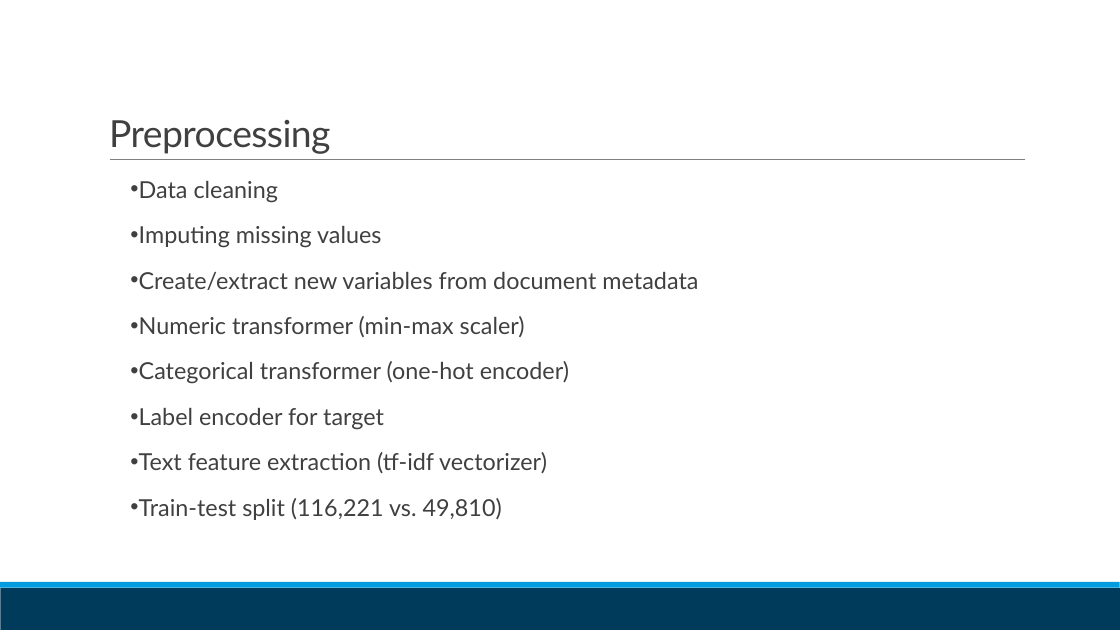
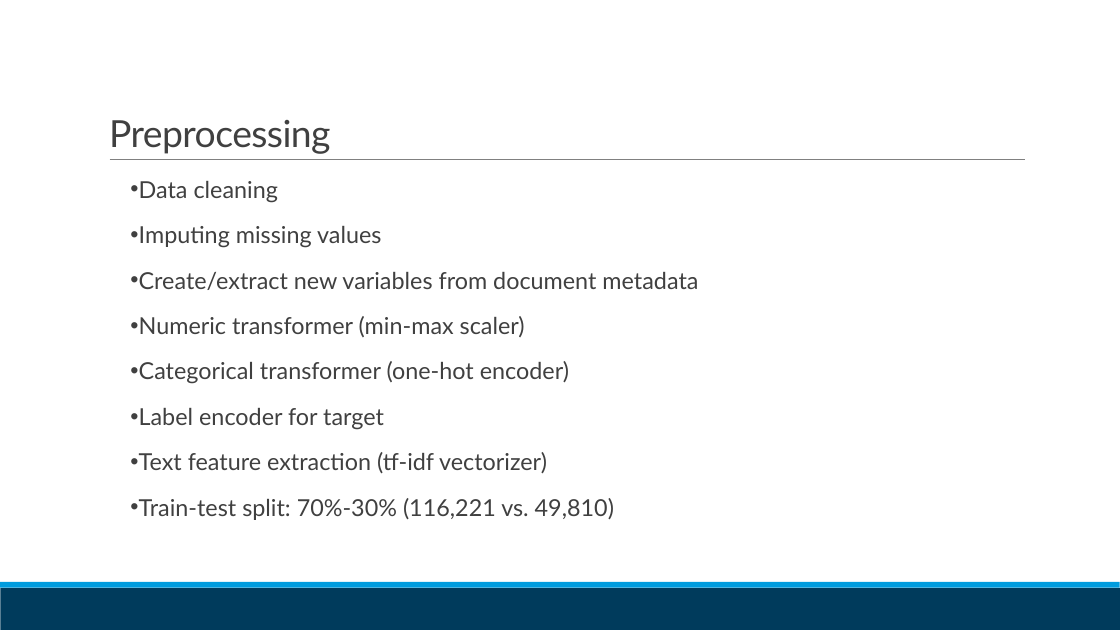
Before and after one commit to mfebrizio/data-mining-project, a slide deck: slide 10 of presentation/Classifying_Federal_Register_Documents.pptx. Drawn at 1120x630 pixels with LibreOffice and Linux fonts; fonts in the diff are those of the drawing. Boxes give left, top, right and bottom in pixels: in the first picture for what was removed or moved away, otherwise in the second. Text is boxed around its words. In the diff, an @@ line names an element or a change of style, - is before the commit and + after.

Commit message:
Update presentation

```diff
--- a/presentation/Classifying_Federal_Register_Documents.pptx
+++ b/presentation/Classifying_Federal_Register_Documents.pptx
@@ text at (x1=139, y1=498, x2=614, y2=520): text changed @@
-• Train-test split (116,221 vs. 49,810)
+• Train-test split: 70%-30% (116,221 vs. 49,810)
```
Also in this commit, not shown: 1 other slide changed, 1 slide added, 1 other file.
